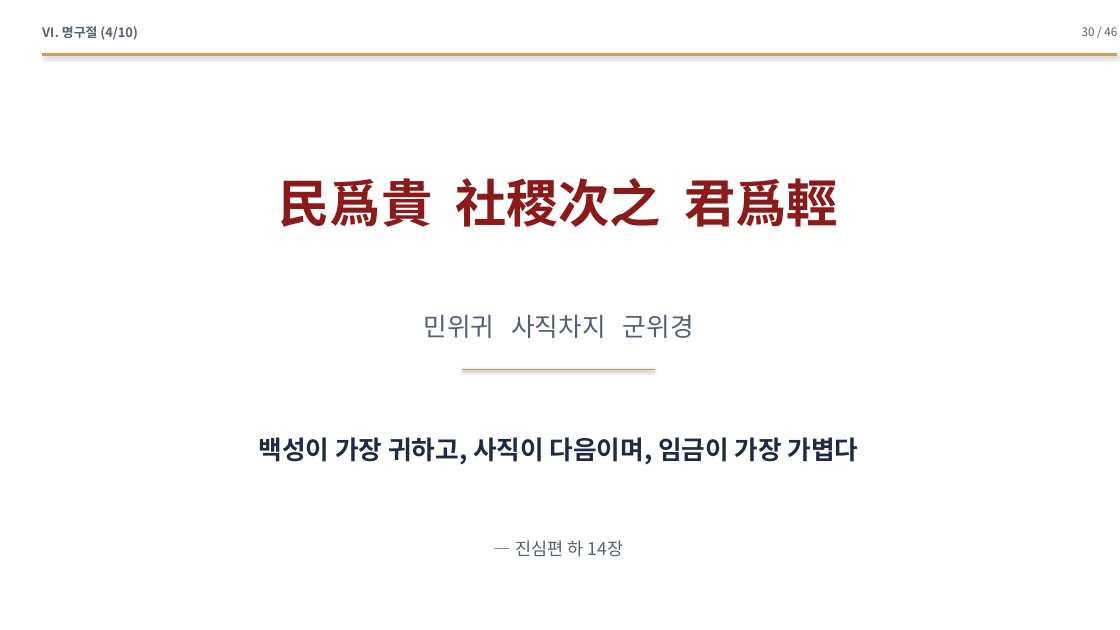
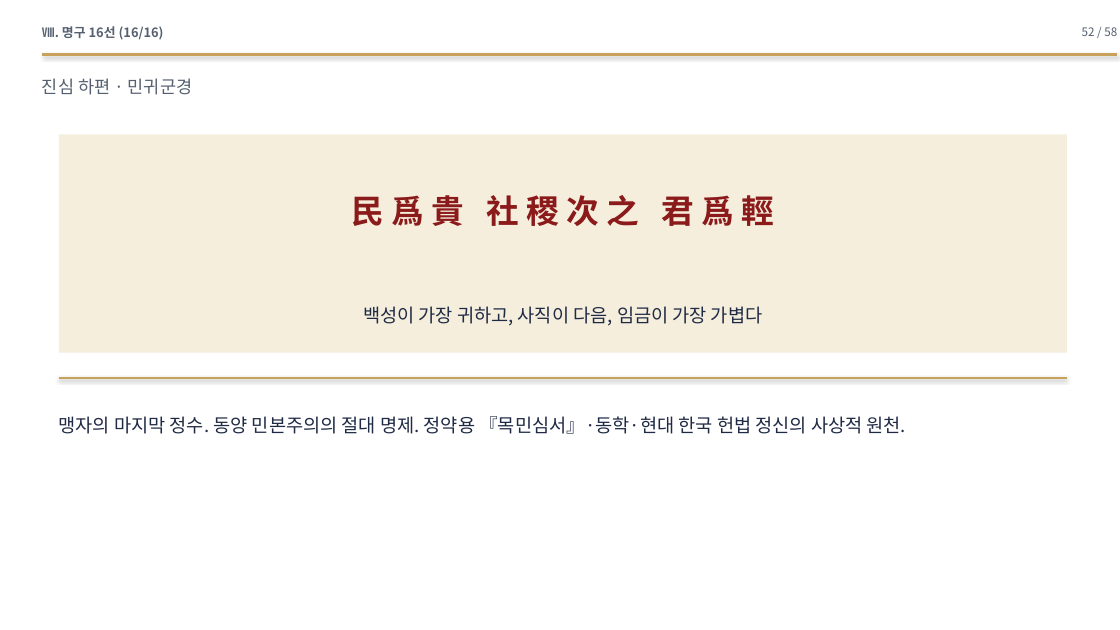
Before and after one commit to hpark1947/Oriental-Classics2, a slide deck: slide 52 of 발표자료/맹자_발표자료.pptx (slide 30 before the commit). Drawn at 1120x630 pixels with LibreOffice and Linux fonts; fonts in the diff are those of the drawing. Boxes give left, top, right and bottom in pixels: in the first picture for what was removed or moved away, otherwise in the second. Text is boxed around its words. In the diff, an @@ line names an element or a change of style, - is before the commit and + after.

```diff
--- a/발표자료/맹자_발표자료.pptx
+++ b/발표자료/맹자_발표자료.pptx
@@ text at [42, 26, 164, 40]: text changed @@
-Ⅵ. 명구절 (4/10)
+Ⅷ. 명구 16선 (16/16)
@@ text at [1082, 27, 1117, 36]: text changed @@
-30 / 46
+52 / 58
@@ text added at [42, 78, 192, 95], 15 pt, text #556070 @@
+진심 하편 · 민귀군경
@@ rectangle added at [59, 134, 1067, 353], fill #F5EEDD @@
@@ text at [352, 195, 775, 226]: text changed; size 44 to 28 pt @@
-民爲貴 社稷次之 君爲輕
+民 爲 貴 社 稷 次 之 君 爲 輕
@@ text at [363, 306, 762, 326]: text changed; size 22 to 16 pt; bold off @@
-백성이 가장 귀하고, 사직이 다음이며, 임금이 가장 가볍다
+백성이 가장 귀하고, 사직이 다음, 임금이 가장 가볍다
@@ text removed at [424, 315, 694, 338] @@
-민위귀 사직차지 군위경
@@ line added from (59, 378) to (1067, 378), #C8A25B 2 pt @@
@@ line removed from (462, 370) to (655, 370) @@
@@ text added at [59, 416, 906, 434], 16 pt, text #1F2A44 @@
+맹자의 마지막 정수. 동양 민본주의의 절대 명제. 정약용 『목민심서』·동학·현대 한국 헌법 정신의 사상적 원천.
@@ text removed at [515, 540, 624, 557] @@
-— 진심편 하 14장
```
Also in this commit, not shown: 7 other slides changed, 50 slides added, 38 slides removed, 1 other file.
